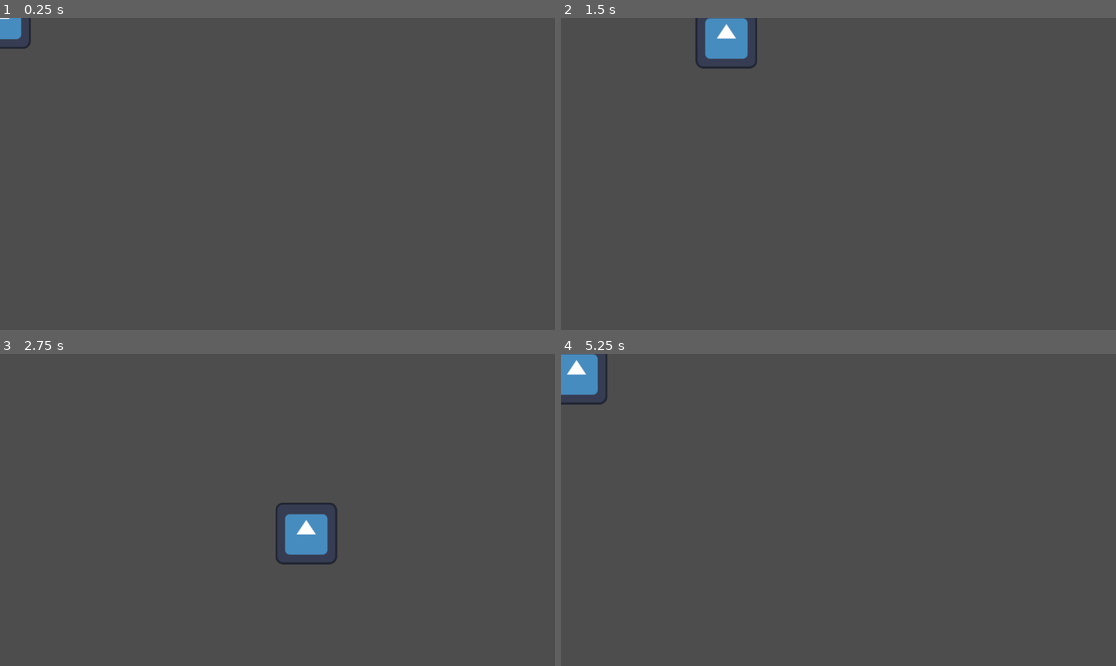
Above: before the commit, frames 1-4 (two rows, left to right).
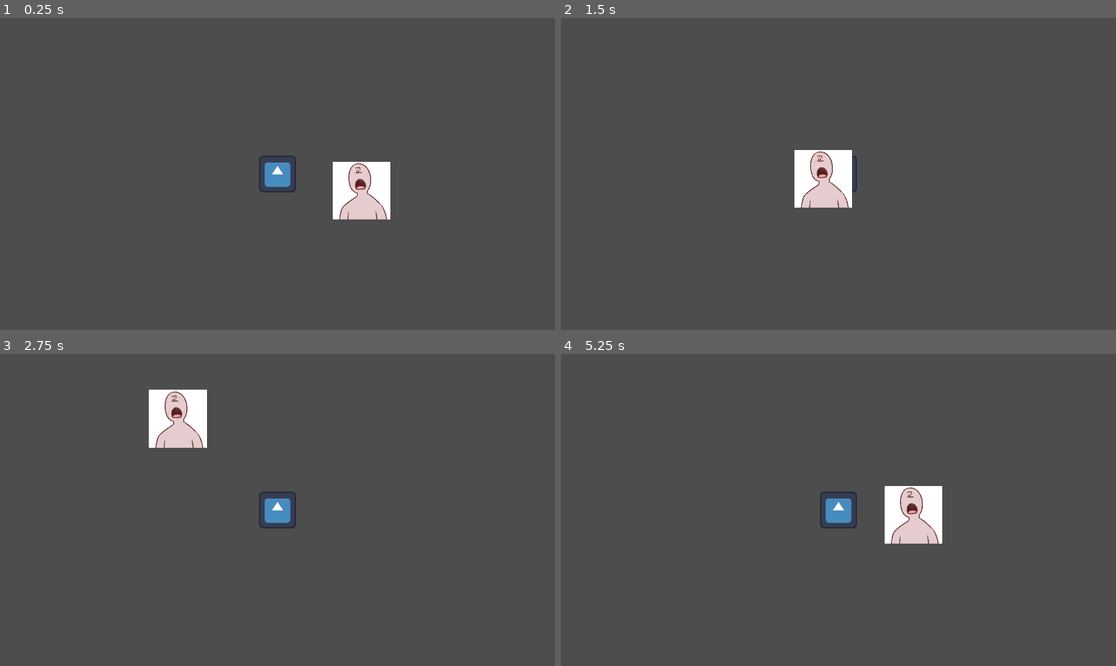
Above: after the commit, the same moments.

Repository: ldg030917/IstTechGameJam2025
Game: Godot game, scene res://Main.tscn
Two runs of this game, one before a commit and one after it. Both use one fixed random seed, a clock stepped at 60 frames per second and the inputs below. Before the commit the project starts from res://player.tscn. The engine's default icon, where the game draws it, is replaced by a stand-in: a white triangle on a blue panel in a dark square.
Inputs:
- Up to frame 1 (0.25 s): no input
- Up to frame 2 (1.5 s): tap Enter at 0.5 s; hold Right (right) 0.53-1.28 s; hold Down (down) from 1.28 s (still down)
- Up to frame 3 (2.75 s): release Down (down) at 2.03 s; hold Right (right) from 2.03 s (still down)
- Up to frame 4 (5.25 s): release Right (right) at 2.78 s; hold Up (up) 2.78-3.53 s; hold Left (left) 3.53-5.03 s; hold Down (down) from 5.03 s (still down)

The runs differ from the first frame. In frame 1, 2.7% of the frame differs, in the area x 0-71%, y 0-65%; in frame 2, 3.2%; in frame 3, 3.6%, in the area x 26-61%, y 11-68%; in frame 4, 3.4%.

Commit message:
main, sacrifice

Diff:
--- /dev/null
+++ b/Global.gd
@@ -0,0 +1,9 @@
+extends Node
+
+# 1, 2, 3 단계까지 있음
+var god_gauge: float = 0
+
+const a := 0.01
+
+func _process(delta: float) -> void:
+	god_gauge += delta * a
--- /dev/null
+++ b/Main.tscn
@@ -0,0 +1,14 @@
+[gd_scene load_steps=3 format=3 uid="uid://ckjnnxfqliahl"]
+
+[ext_resource type="PackedScene" path="res://player.tscn" id="1_uu6xs"]
+[ext_resource type="PackedScene" uid="uid://cqg6c0voa3kdc" path="res://Sacrifice.tscn" id="2_r0du0"]
+
+[node name="Main" type="Node2D"]
+
+[node name="player" parent="." instance=ExtResource("1_uu6xs")]
+position = Vector2(39, 55)
+
+[node name="Camera2D" type="Camera2D" parent="player"]
+
+[node name="Sacrifice" parent="." instance=ExtResource("2_r0du0")]
+position = Vector2(291, 57)
--- /dev/null
+++ b/Sacrifice.gd
@@ -0,0 +1,17 @@
+extends CharacterBody2D
+
+@export var speed: int
+@export var hp: int
+@export var Dgg: float # Delta god gauge
+@export var attack: int
+
+func _process(delta: float) -> void:
+	pass
+
+
+
+
+
+func _on_sight_area_body_entered(body: Node2D) -> void:
+	if body is Player:
+		pass
--- /dev/null
+++ b/Sacrifice.tscn
@@ -0,0 +1,22 @@
+[gd_scene load_steps=3 format=3 uid="uid://cqg6c0voa3kdc"]
+
+[ext_resource type="Script" uid="uid://bgvfq1tbthdts" path="res://Sacrifice.gd" id="1_50n5x"]
+[ext_resource type="Texture2D" uid="uid://cwruacx4qsfqs" path="res://test_npc_1.png" id="2_jum4h"]
+
+[node name="Sacrifice" type="CharacterBody2D"]
+script = ExtResource("1_50n5x")
+
+[node name="Hurtbox" type="CollisionShape2D" parent="."]
+
+[node name="Sprite2D" type="Sprite2D" parent="."]
+texture = ExtResource("2_jum4h")
+
+[node name="SightArea" type="Area2D" parent="."]
+
+[node name="CollisionShape2D" type="CollisionShape2D" parent="SightArea"]
+
+[node name="AttackArea" type="Area2D" parent="."]
+
+[node name="CollisionShape2D" type="CollisionShape2D" parent="AttackArea"]
+
+[connection signal="body_entered" from="SightArea" to="." method="_on_sight_area_body_entered"]
--- a/project.godot
+++ b/project.godot
@@ -11,8 +11,14 @@
 [application]
 
 config/name="IstTech2025GameJam"
-run/main_scene="uid://c6sc66ex35uf7"
+run/main_scene="uid://ckjnnxfqliahl"
 config/features=PackedStringArray("4.4", "GL Compatibility")
+config/icon="res://icon.svg"
+
+[display]
+
+window/size/viewport_width=1920
+window/size/viewport_height=1080
 
 [input]
 
Not shown, added: Global.gd.uid
Not shown, added: Sacrifice.gd.uid
Binary file added: test_npc_1.png
Not shown, added: test_npc_1.png.import
